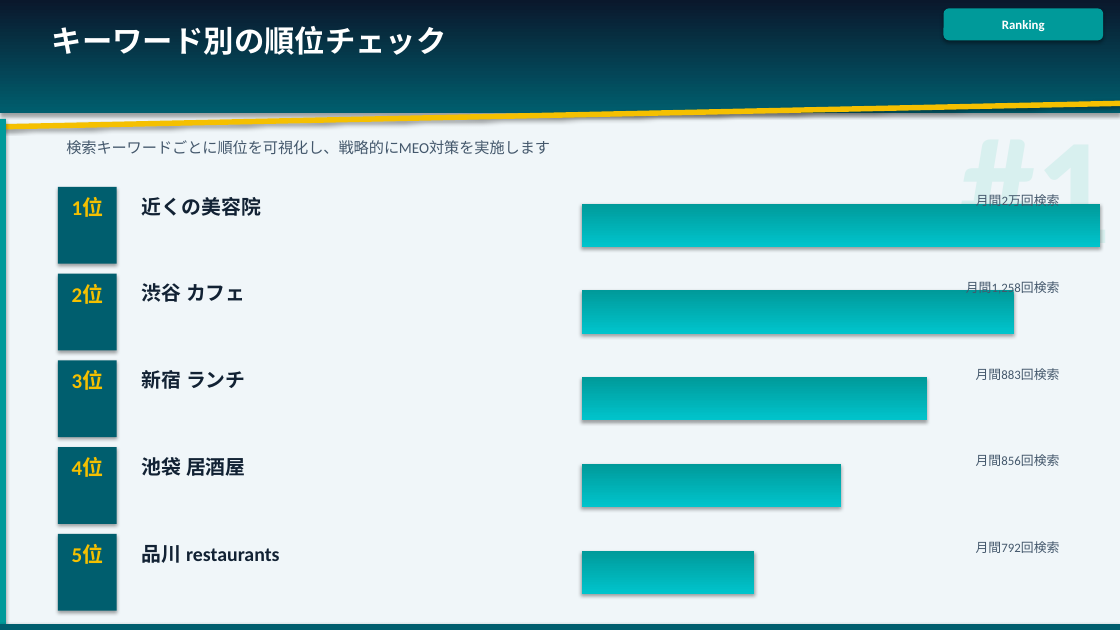
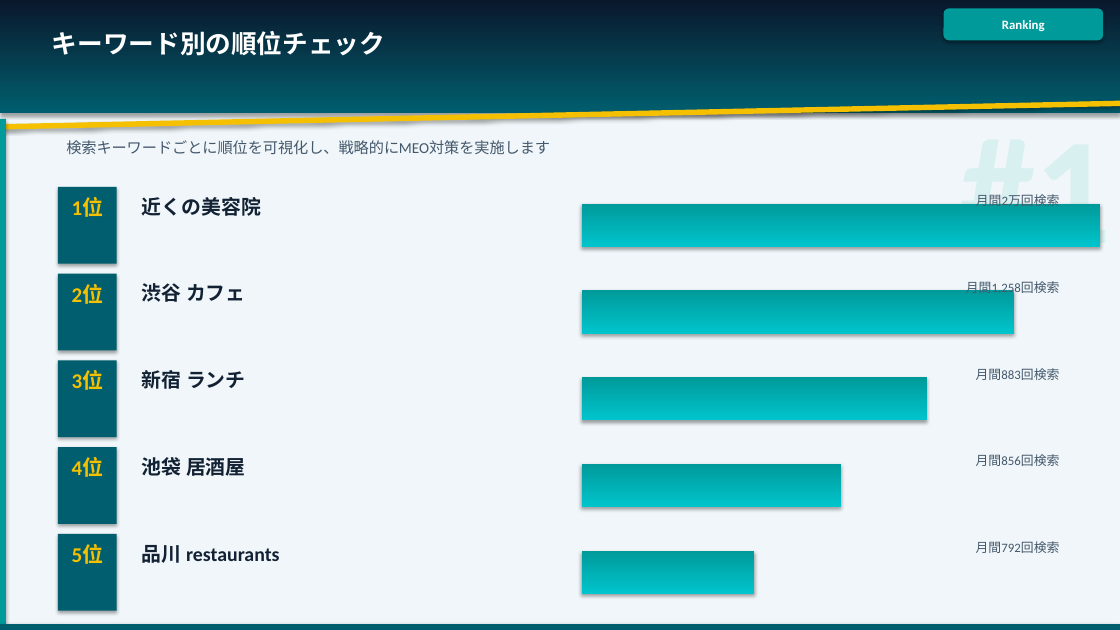
Before and after one commit to shiraishi0101work/unpaid-check, a slide deck: slide 18 of 08【MEO対策エンド資料デザイン化】/MEO対策エンド資料_v5.pptx. Drawn at 1120x630 pixels with LibreOffice and Linux fonts; fonts in the diff are those of the drawing. Boxes give left, top, right and bottom in pixels: in the first picture for what was removed or moved away, otherwise in the second. Text is boxed around its words. In the diff, an @@ line names an element or a change of style, - is before the commit and + after.

```diff
--- a/08【MEO対策エンド資料デザイン化】/MEO対策エンド資料_v5.pptx
+++ b/08【MEO対策エンド資料デザイン化】/MEO対策エンド資料_v5.pptx
@@ text "キーワード別の順位チェック" at <box>52,31,385,56</box>: size 26 to 22 pt @@
```
Also in this commit, not shown: 18 other slides changed, 19 other files.
